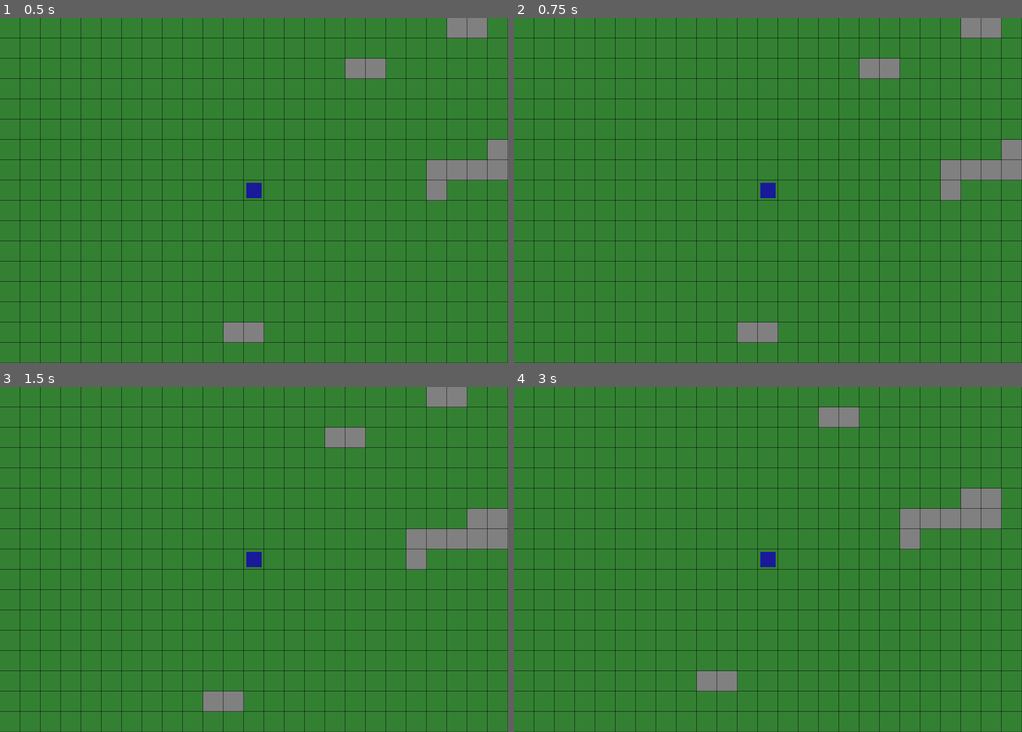
Above: before the commit, frames 1-4 (two rows, left to right).
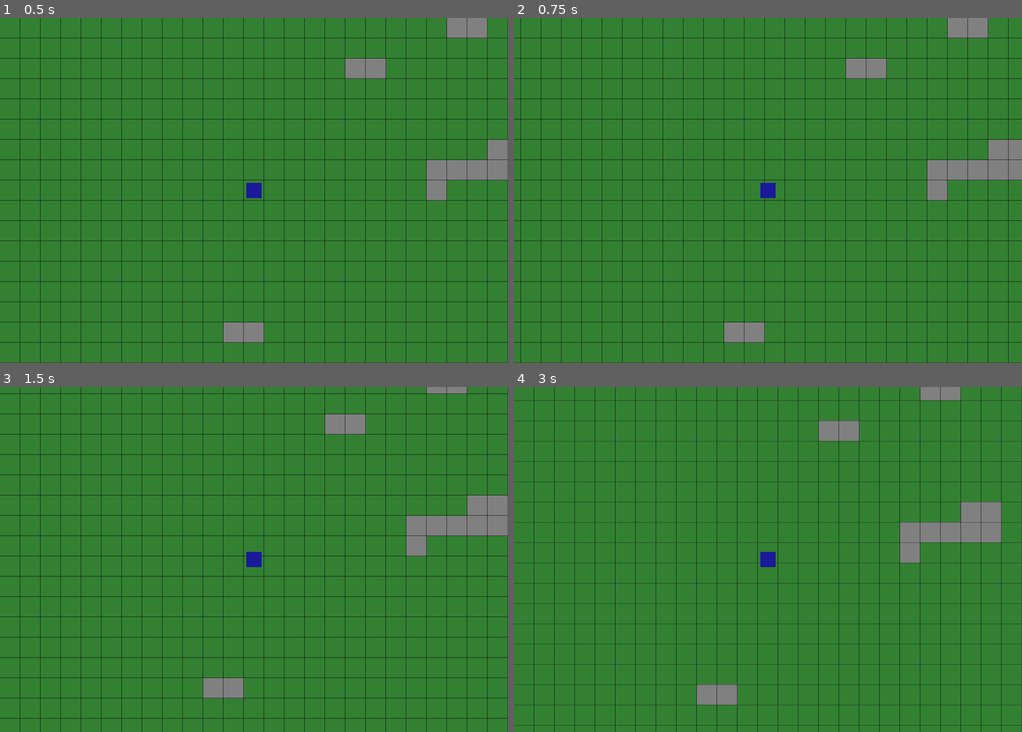
Above: after the commit, the same moments.

Repository: gabrielrheimer/classic-rpg-godot
Game: Godot game, scene res://scenes/game_map.tscn
Two runs of this game, one before a commit and one after it. Both use one fixed random seed, a clock stepped at 60 frames per second and the inputs below.
Inputs:
- Up to frame 1 (0.5 s): no input
- Up to frame 2 (0.75 s): tap Enter at 0.5 s; hold D (move_right) from 0.53 s (still down)
- Up to frame 3 (1.5 s): tap Space at 1.25 s; release D (move_right) at 1.28 s; hold S (move_down) from 1.28 s (still down)
- Up to frame 4 (3 s): tap Enter at 2 s; release S (move_down) at 2.03 s; hold D (move_right) 2.03-2.78 s; tap Space at 2.75 s; hold W (move_up) from 2.78 s (still down)

Frame 1 is identical in both runs. In frame 2, 7.7% of the frame differs, in the area x 1-100%, y 0-100%; in frame 3, 9.2%; in frame 4, 9.2%, in the area x 0-100%, y 0-100%.

Commit message:
fix: slide map smoothly while in movement

Diff:
--- a/scripts/player.gd
+++ b/scripts/player.gd
@@ -39,10 +39,8 @@
 	var map_renderer = get_parent().get_node("MapRenderer")
 	var tween = create_tween()
 	tween.tween_property(map_renderer, "visual_center", Vector2(tile_pos), MOVE_DURATION)
-	tween.tween_callback(func():
-		is_moving = false
-		map_renderer.queue_redraw()
-	)
+	tween.parallel().tween_method(func(_v): map_renderer.queue_redraw(), 0.0, 1.0, MOVE_DURATION)
+	tween.tween_callback(func(): is_moving = false)
 
 func _draw() -> void:
 	var map_renderer = get_parent().get_node("MapRenderer")
Not shown, changed: CHANGELOG.md
